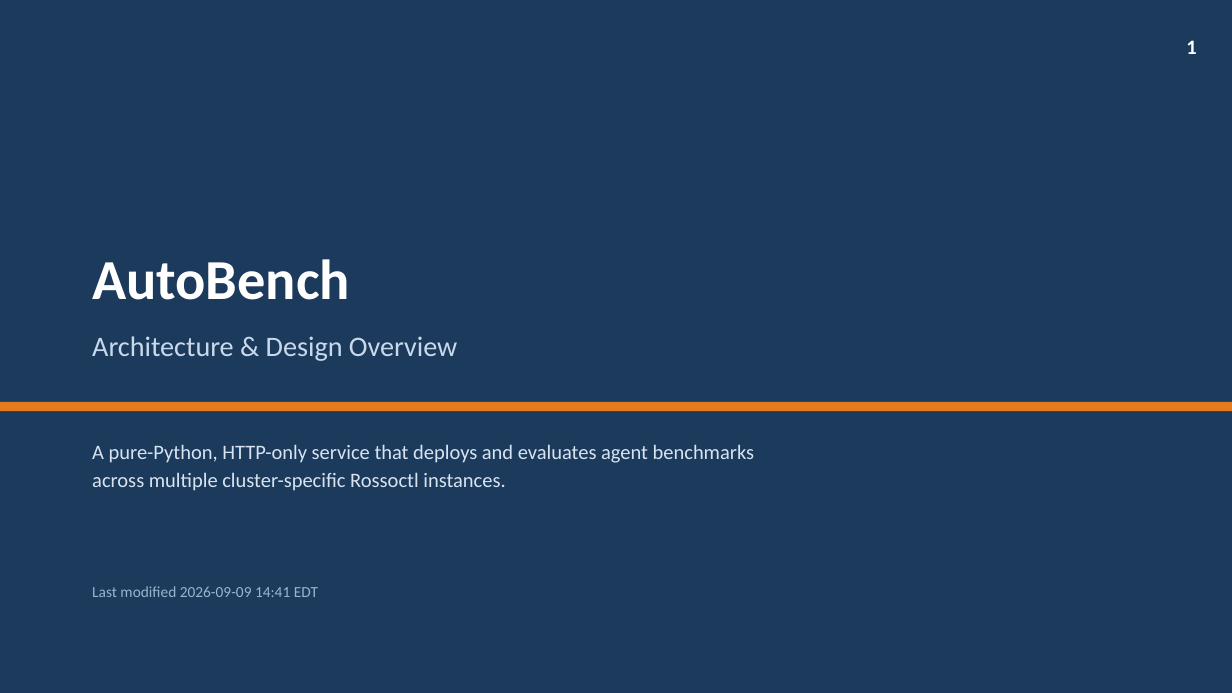
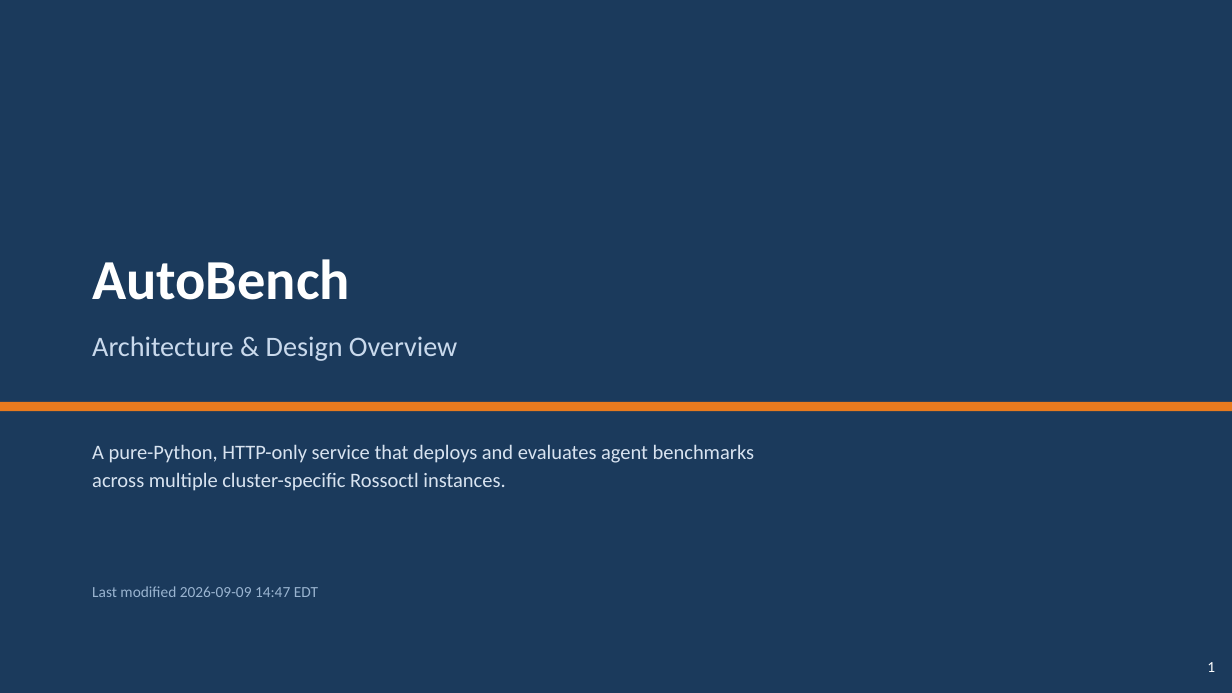
Before and after one commit to rossoctl/autobench, a slide deck: slide 1 of docs/AutoBench.pptx. Drawn at 1232x693 pixels with LibreOffice and Linux fonts; fonts in the diff are those of the drawing. Boxes give left, top, right and bottom in pixels: in the first picture for what was removed or moved away, otherwise in the second. Text is boxed around its words. In the diff, an @@ line names an element or a change of style, - is before the commit and + after.

```diff
--- a/docs/AutoBench.pptx
+++ b/docs/AutoBench.pptx
@@ text at [92, 586, 318, 597]: text changed @@
-Last modified 2026-09-09 14:41 EDT
+Last modified 2026-09-09 14:47 EDT
@@ text "1": place and size @@
-text "1" at [1186, 40, 1196, 54]
+text "1" at [1207, 662, 1215, 672]
@@ text "1" at [1207, 662, 1215, 672]: size 16 to 12 pt, bold off @@
```
Also in this commit, not shown: 15 other slides changed, 1 other file.
